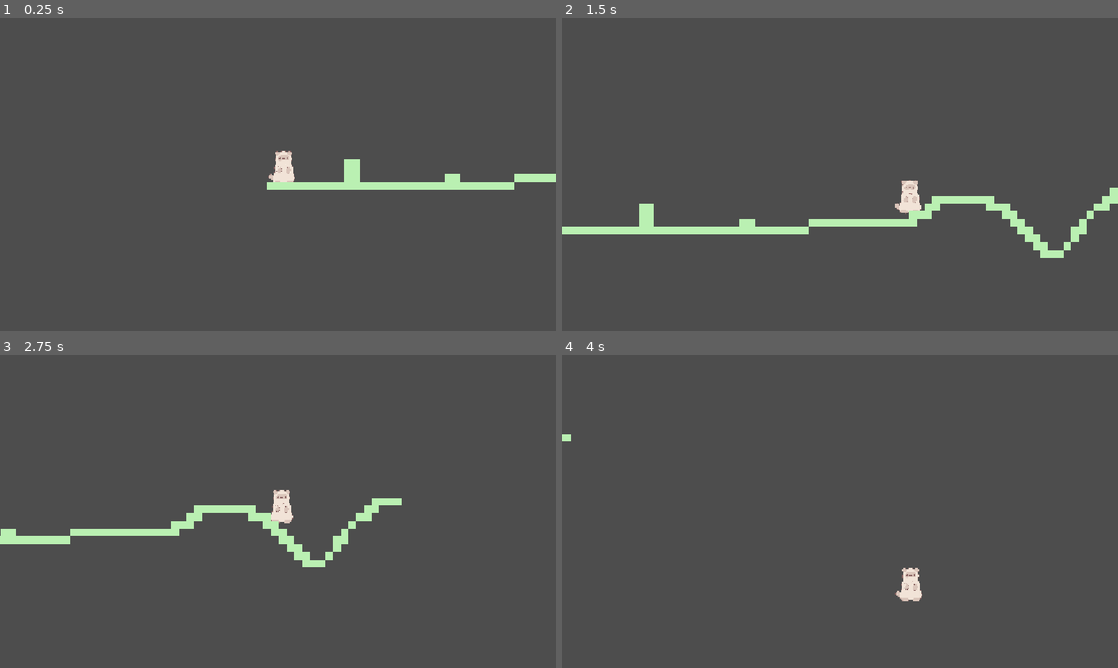
Above: before the commit, frames 1-4 (two rows, left to right).
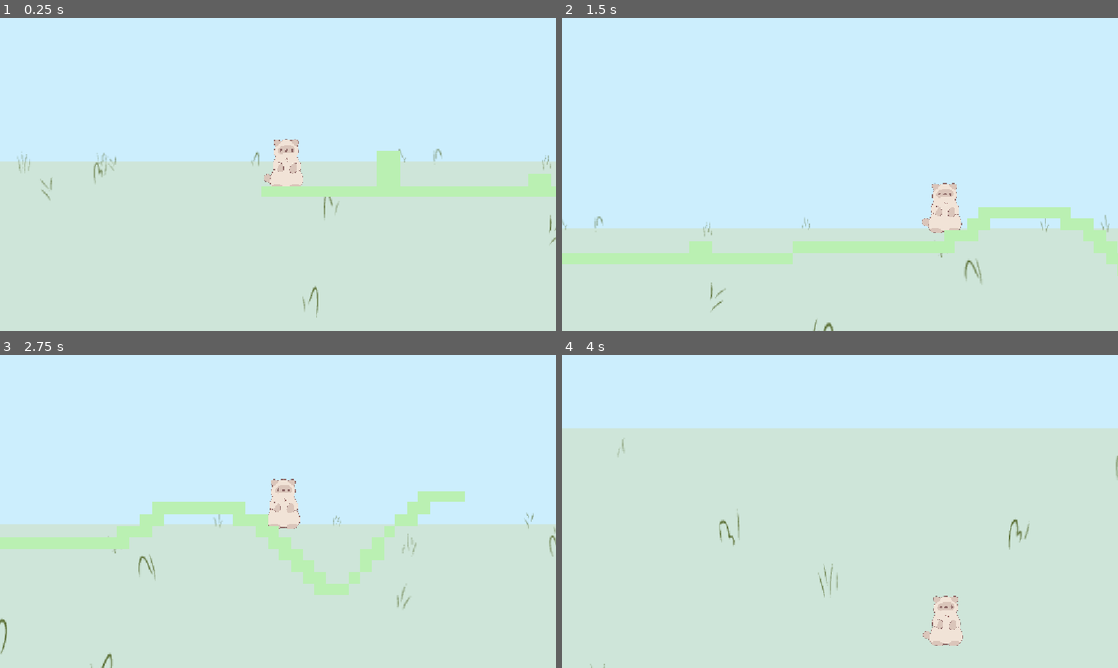
Above: after the commit, the same moments.

Repository: duckida/jumpstart
Game: Godot game, scene res://main.tscn
The game is run twice, just before and just after one commit, with the same random seed, the same clock (stepped at 60 frames per second) and the same inputs.
Inputs:
- Up to frame 1 (0.25 s): no input
- Up to frame 2 (1.5 s): hold D (right) from 0.53 s (still down); tap Up (jump) at 0.77 s
- Up to frame 3 (2.75 s): tap Up (jump) at 1.52 s; release D (right) at 2.03 s; hold Left (left) from 2.03 s (still down)
- Up to frame 4 (4 s): release Left (left) at 2.78 s; hold D (right) from 2.78 s (still down); tap Up (jump) at 3.02, 3.77 s

The runs differ from the first frame. In frame 1, 99% of the frame differs, in the area x 0-100%, y 0-100%; in frame 2, 100%; in frame 3, 99%; in frame 4, 100%.

Commit message:
add background

Diff:
--- a/main.tscn
+++ b/main.tscn
@@ -3,6 +3,7 @@
 [ext_resource type="Texture2D" uid="uid://dut3jyelt0gr0" path="res://soup.png" id="1_0xm2m"]
 [ext_resource type="Script" uid="uid://5debcl6mbdih" path="res://player.gd" id="1_h2yge"]
 [ext_resource type="Texture2D" uid="uid://be56pgj6c3oiq" path="res://pastelgreen.jpg" id="2_h2yge"]
+[ext_resource type="Texture2D" uid="uid://s40nu5uxqld3" path="res://clean-background.png" id="3_1bvp3"]
 
 [sub_resource type="RectangleShape2D" id="RectangleShape2D_podo4"]
 size = Vector2(45, 63.5)
@@ -6936,8 +6937,19 @@
 
 [node name="Camera2D" type="Camera2D" parent="Player" unique_id=452660629]
 position = Vector2(23, 112)
+zoom = Vector2(1.5, 1.5)
 position_smoothing_enabled = true
 position_smoothing_speed = 6.0
+
+[node name="ParallaxBackground" type="ParallaxBackground" parent="." unique_id=363734793]
+
+[node name="ParallaxLayer" type="ParallaxLayer" parent="ParallaxBackground" unique_id=841846470]
+motion_mirroring = Vector2(2940, 0)
+
+[node name="Sprite2D" type="Sprite2D" parent="ParallaxBackground/ParallaxLayer" unique_id=1558107798]
+position = Vector2(511, 50.999954)
+scale = Vector2(1.3524904, 1.6597744)
+texture = ExtResource("3_1bvp3")
 
 [node name="TileMapLayer" type="TileMapLayer" parent="." unique_id=425239191]
 tile_map_data = PackedByteArray("AAAAAAgAAAAAAAAAAAABAAgAAAAAAAAAAAACAAgAAAAAAAAAAAADAAgAAAAAAAAAAAAEAAgAAAAAAAAAAAAFAA …(1472 unchanged characters)…
Binary file added: clean-background.png
Not shown, added: clean-background.png.import
